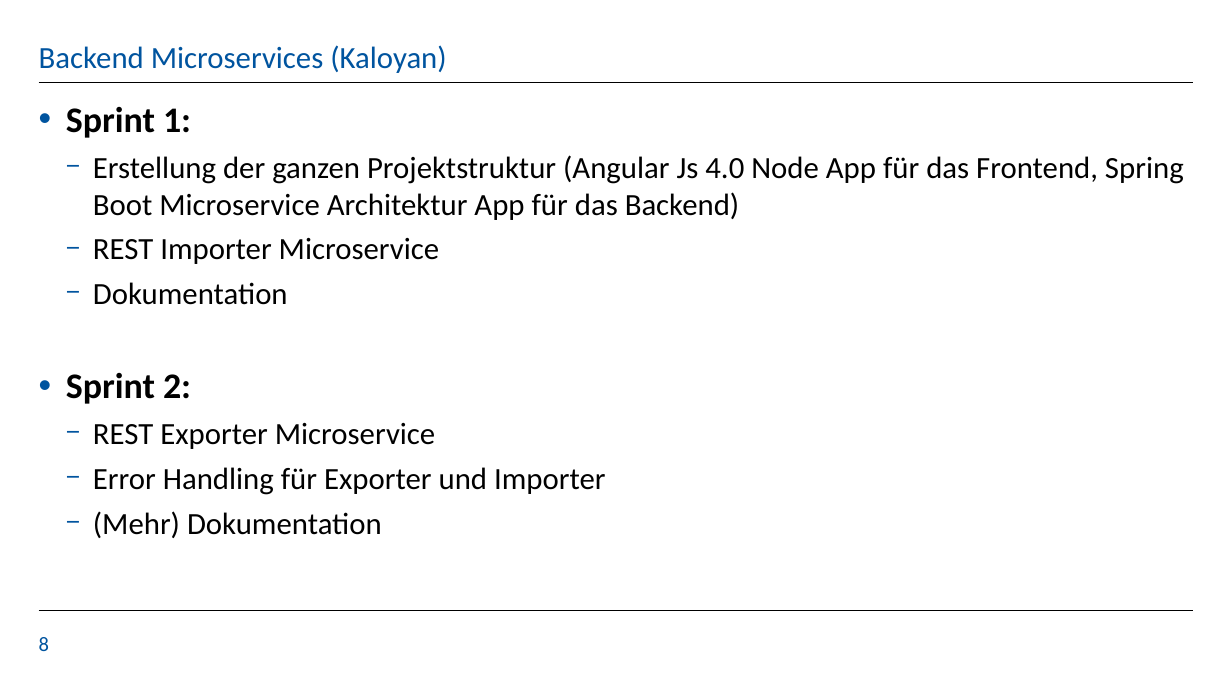
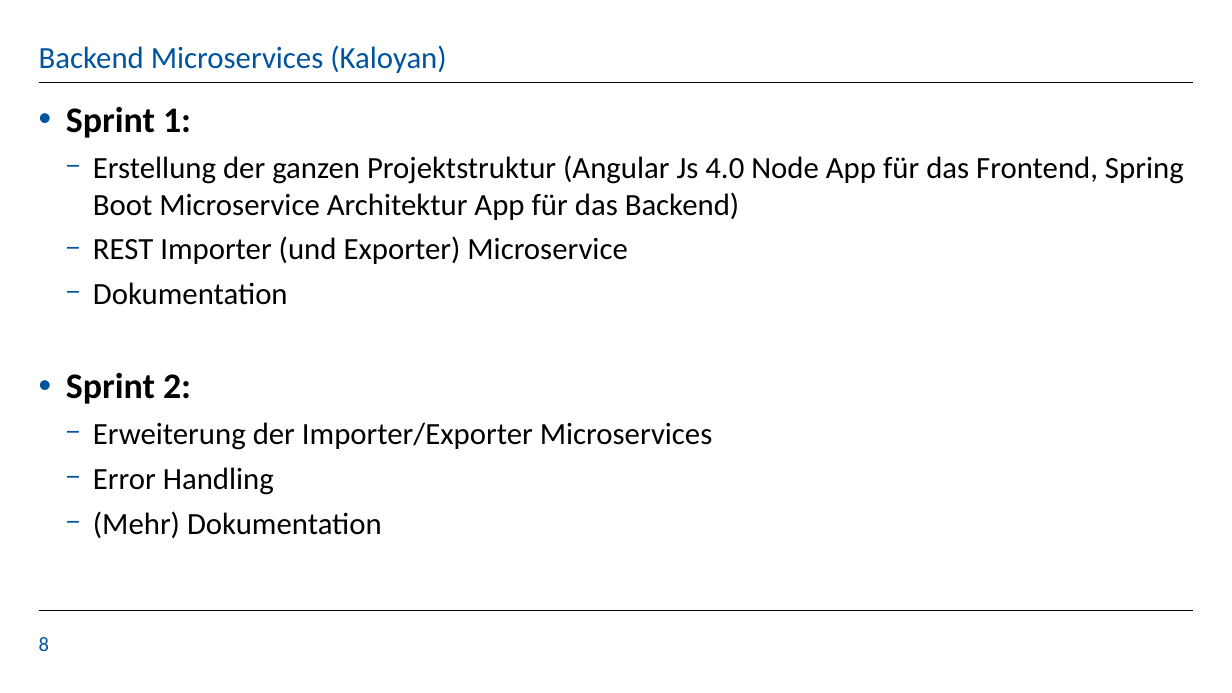
Before and after one commit to KaloyanT/gdis_test_suite, a slide deck: slide 8 of orga/Sprint_2_Presentation.pptx. Drawn at 1232x693 pixels with LibreOffice and Linux fonts; fonts in the diff are those of the drawing; background and template pictures are left out. Boxes give left, top, right and bottom in pixels: in the first picture for what was removed or moved away, otherwise in the second. Text is boxed around its words. In the diff, an @@ line names an element or a change of style, - is before the commit and + after.

Commit message:
Presentation fixes

```diff
--- a/orga/Sprint_2_Presentation.pptx
+++ b/orga/Sprint_2_Presentation.pptx
@@ text at [93, 236, 627, 264]: text changed @@
-    − REST Importer Microservice
+    − REST Importer (und Exporter) Microservice
@@ text at [93, 422, 713, 495]: text changed @@
-    − REST Exporter Microservice
-    − Error Handling für Exporter und Importer
+    − Erweiterung der Importer/Exporter Microservices
+    − Error Handling
```
Also in this commit, not shown: 1 other file.
